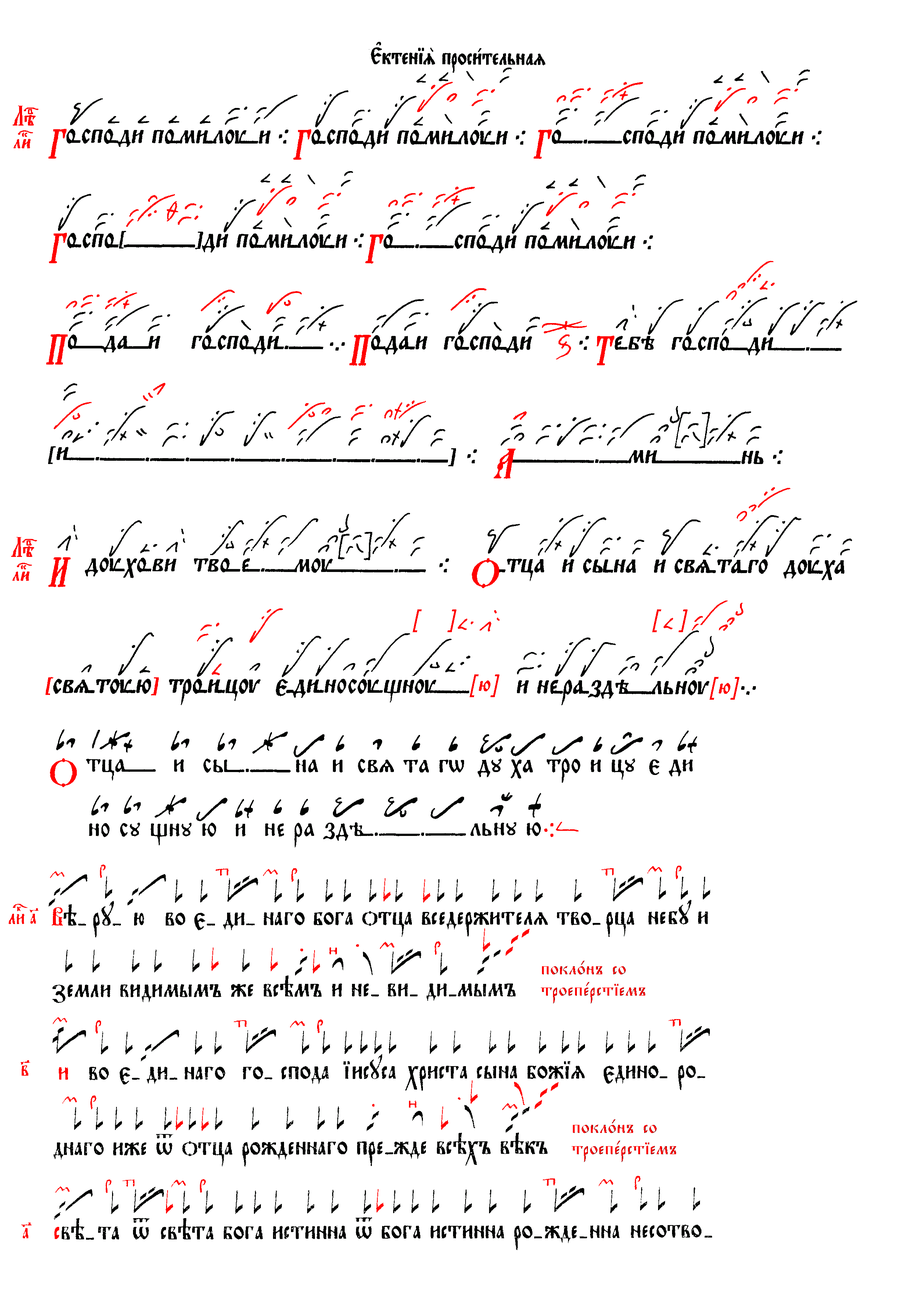
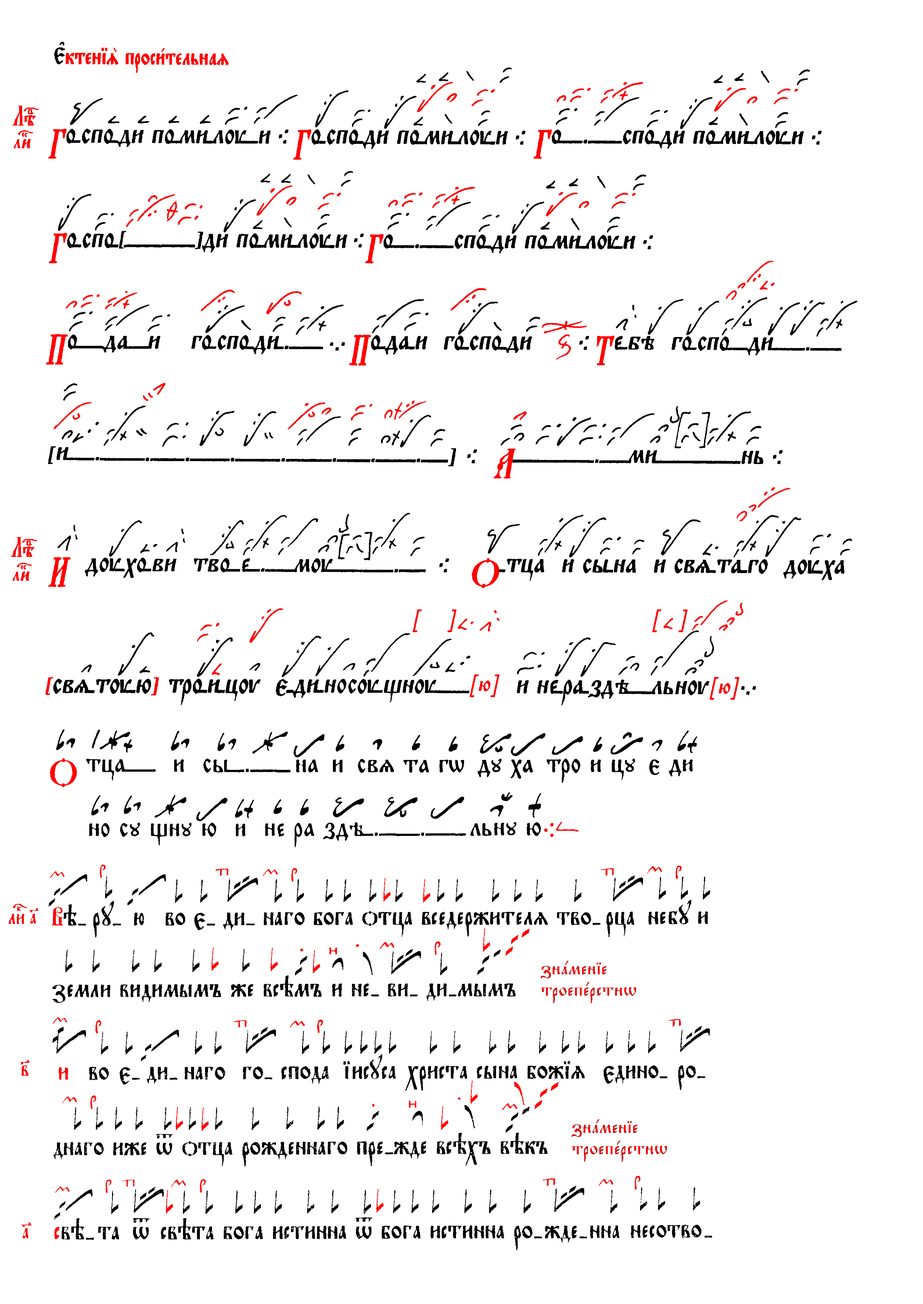
Layers edited between the first and the second w=923, h=1304 image:
renamed "покл0нъ со ..." to "знaменіе ...", painted on it over [571,1119,676,1155]
renamed "покл0нъ со ... #1" to "знaменіе ... #1", painted on it over [540,961,645,996]
painted on "Червила" over [65,47,229,73]
painted on "Чернила" over [53,41,545,73]
